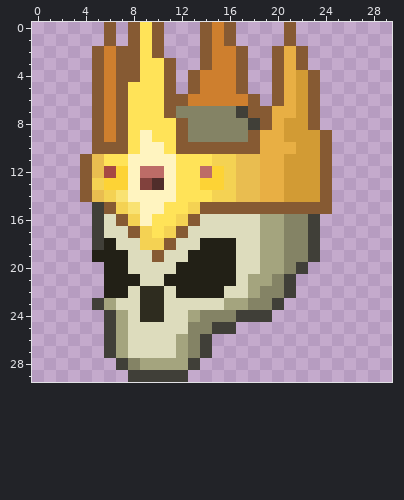
Two versions of one pixel-art sprite, NPCs/Rognir/RognirBoss_Head_Boss.png. The picture above is the old version.
The file is 30x30 pixels.
After:
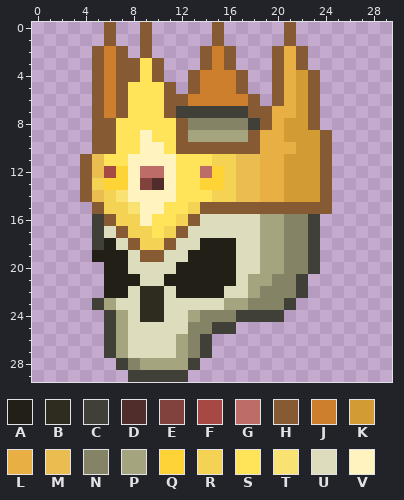
Palette (. is transparent): A #222016  B #2e2c1f  C #403f38  D #502d2b  E #81413d  F #a64843  G #bd6c67  H #865a33  J #ce7f2e  K #d29b34  L #e8af44  M #e9bd50  N #848365  P #a4a47e  Q #fdd335  R #f4d253  S #ffe358  T #f9e272  U #dddcbd  V #fff4c0
Diff:
The edit adds colour C in row 20 at x 23; in rows 21 to 22 at x 22; in row 23 at x 21; in row 24 at x 20.
Colour N gives way to colour C in row 7 at x 12 to 16.
Colour C gives way to colour H in row 15 at x 5.
Colour J gives way to colour H in rows 0 to 1 at x 15; in rows 2 to 3 at x 16; in rows 8 to 9 at x 6.
Colour S gives way to colour H in rows 0 to 2 at x 9; in rows 3 to 4 at x 10.
Colour U gives way to colour H in row 16 at x 6; in row 17 at x 7; in row 18 at x 8; in row 19 at x 9.
Colour C gives way to colour N in row 20 at x 22; in rows 21 to 22 at x 21; in row 23 at x 20.
Colour N gives way to colour P in row 9 at x 13 to 17.
Colour H gives way to colour R in row 15 at x 6; in row 16 at x 7; in row 17 at x 8.
Colour H gives way to colour S in rows 8 to 10 at x 7.
Colour H is removed in rows 0 to 1 at x 8, 10, 14 and 16; in row 2 at x 8, 10 and 17; in row 3 at x 11 and 17; in row 4 at x 11.
Changed places in both pictures, as pixel boxes (x1, y1, x2, y2):
changed: (104, 22, 248, 154)
changed: (92, 202, 152, 262)
changed: (272, 262, 320, 322)
